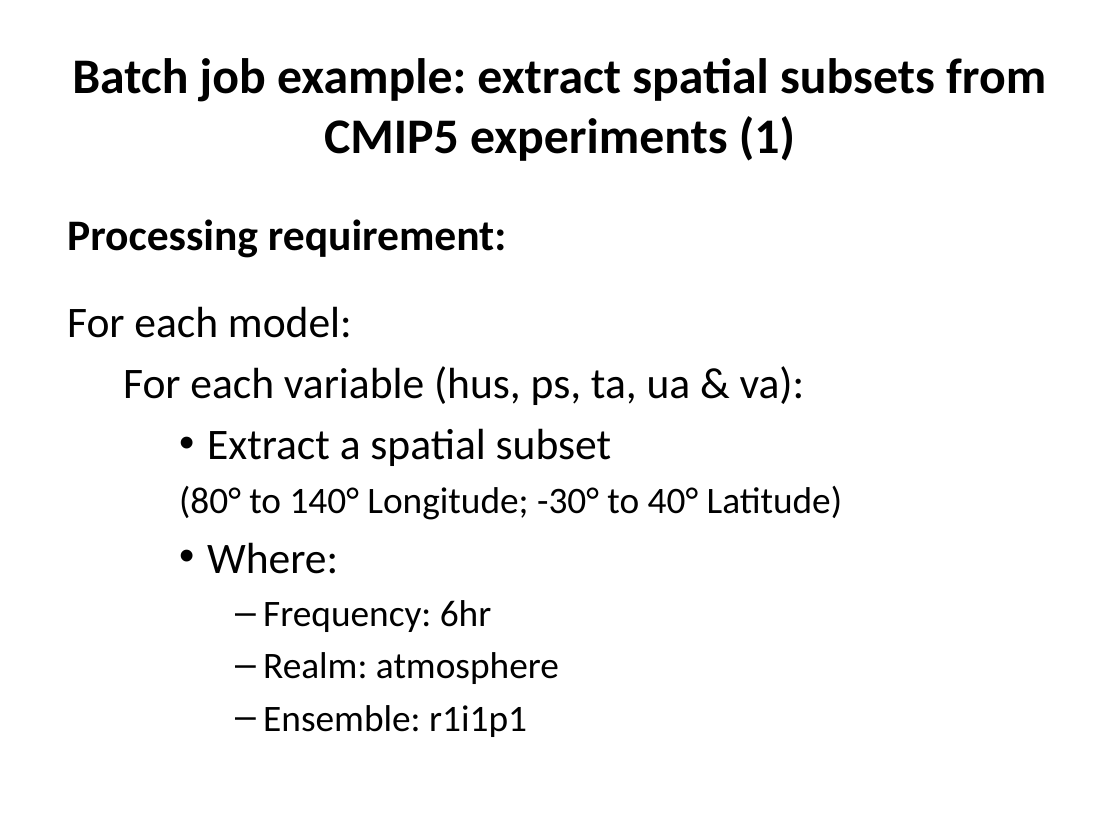
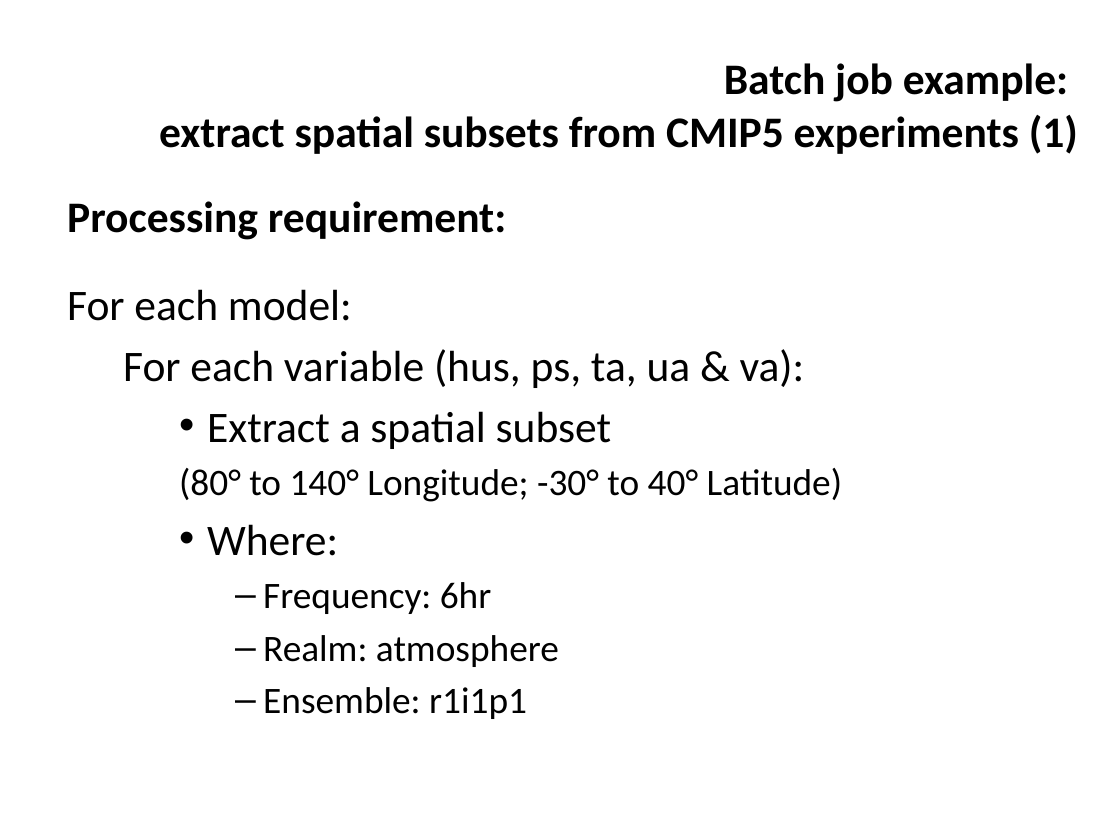
Before and after one commit to ncasuk/ncas-isc, a slide deck: slide 17 of overview_presentations/Parallel_Processing_Large_Data.pptx. Drawn at 1120x840 pixels with LibreOffice and Linux fonts; fonts in the diff are those of the drawing; background and template pictures are left out. Boxes give left, top, right and bottom in pixels: in the first picture for what was removed or moved away, otherwise in the second. Text is boxed around its words. In the diff, an @@ line names an element or a change of style, - is before the commit and + after.

```diff
--- a/overview_presentations/Parallel_Processing_Large_Data.pptx
+++ b/overview_presentations/Parallel_Processing_Large_Data.pptx
@@ title "Batch job example: extract spatial ..." at (159,63,1078,154): size 32 to 28 pt; alignment centre to right @@
@@ text "Processing requirement:": place and size @@
-text "Processing requirement:" at (67,219,843,737)
+text "Processing requirement:" at (67,201,843,719)
```
Also in this commit, not shown: 25 other slides changed, 5 other files.
